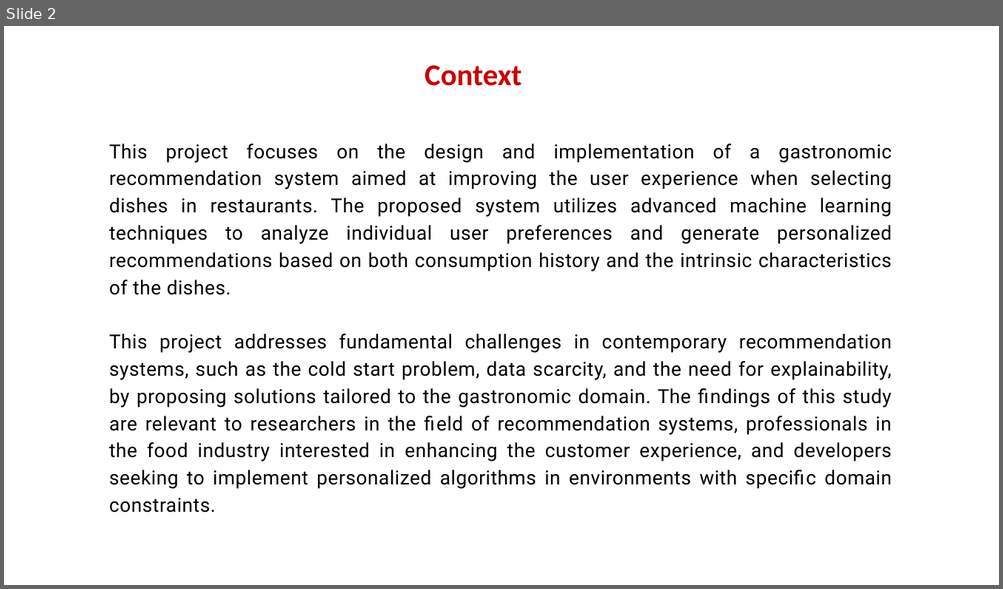
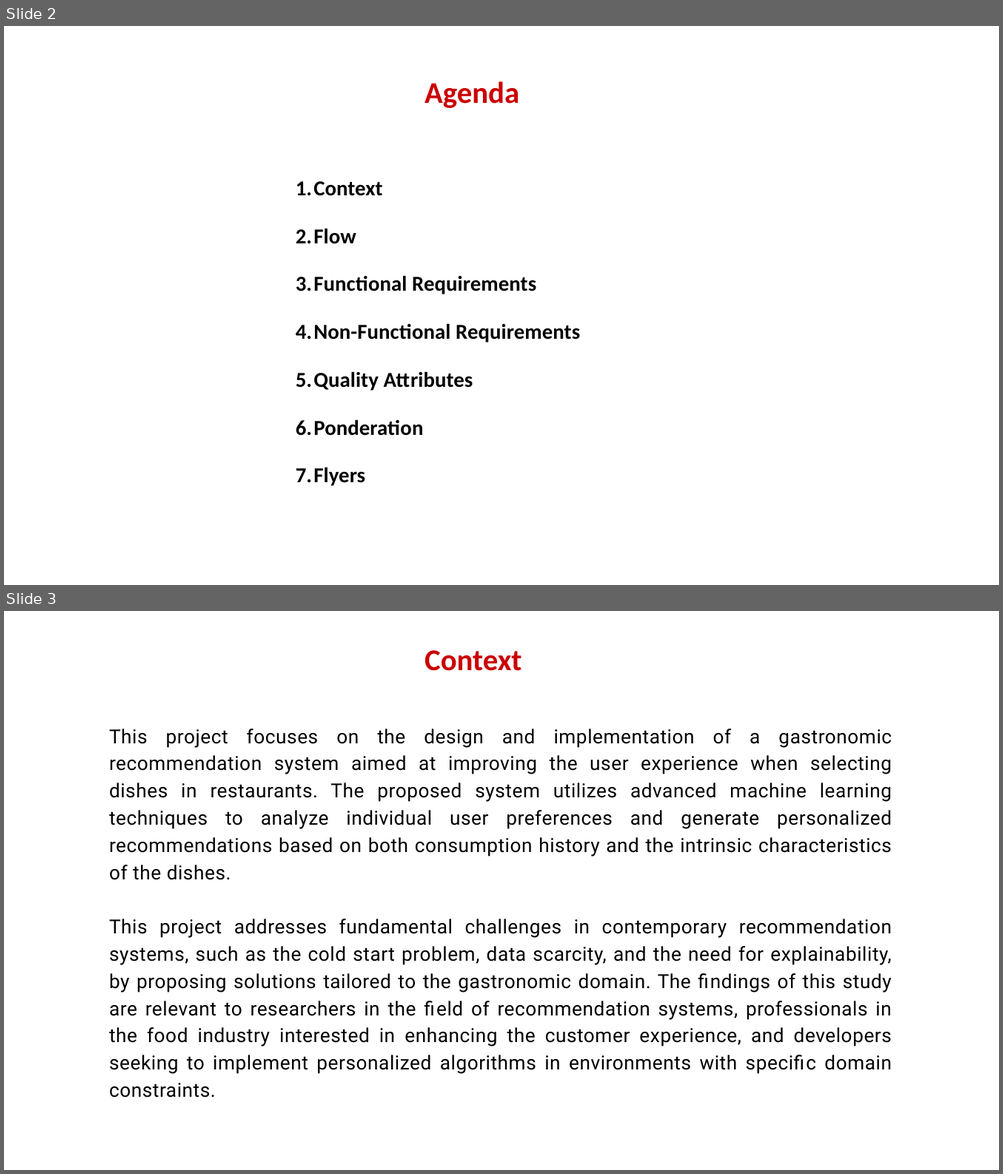
Before and after one commit to Jucer74/SoftwareArchitecture, a slide deck: Project/Context/tastebud.context.pptx. Shown one above the other, each under a label of ours: slide 2 before the commit, slides 2 and 3 after it. The pictures are 1003x589 and 1003x1174 pixels, drawn with LibreOffice and Linux fonts; fonts in the diff are those of the drawing; background and template pictures are left out. Boxes give left, top, right and bottom in pixels: in the first picture for what was removed or moved away, otherwise in the second. Text is boxed around its words. In the diff, an @@ line names an element or a change of style, - is before the commit and + after.

Commit message:
added agenda slide

```diff
--- a/Project/Context/tastebud.context.pptx
+++ b/Project/Context/tastebud.context.pptx
@@ slide 2 added at [4, 26, 999, 585], background picture (left out) @@
@@ text added at [424, 82, 519, 108], 43.7 pt, text #CB0000, bold @@
+Agenda
@@ text added at [296, 181, 580, 486], 30.8 pt, text #000000, bold @@
+  1. Context
+  2. Flow
+  3. Functional Requirements
+  4. Non-Functional Requirements
+  5. Quality Attributes
+  6. Ponderation
+  7. Flyers
@@ what was slide 2 is now slide 3 @@
```
Also in this commit, not shown: 3 slides changed.
